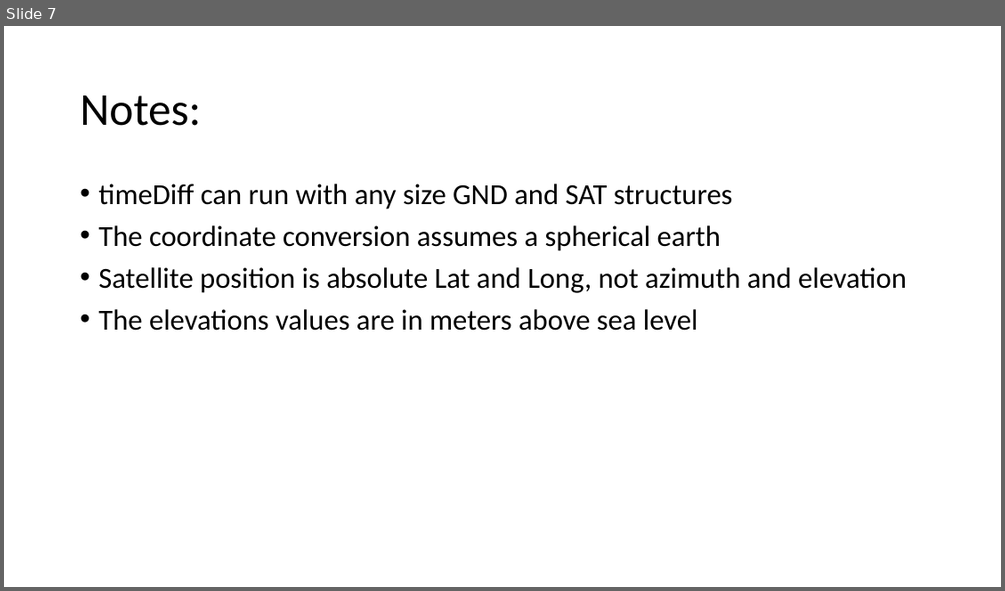
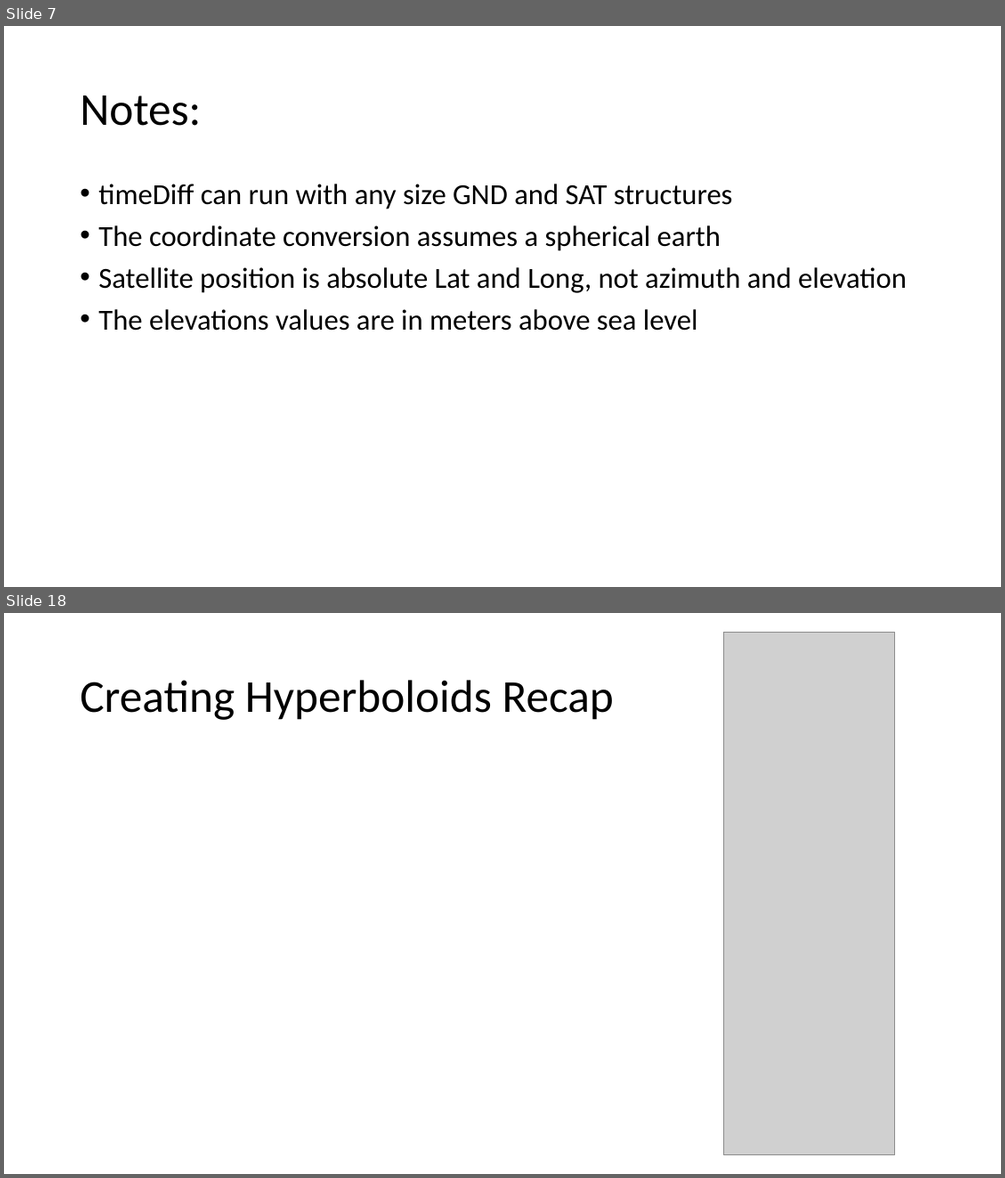
Before and after one commit to MSD-LASSO/FeasibilityStudies, a slide deck: TdoaSim/TDoA Flowchart.pptx. Shown one above the other, each under a label of ours: slide 7 before the commit, slides 7 and 18 after it; the slides between them are not shown. The pictures are 1005x591 and 1005x1178 pixels, drawn with LibreOffice and Linux fonts; fonts in the diff are those of the drawing; grey boxes stand for pictures. Boxes give left, top, right and bottom in pixels: in the first picture for what was removed or moved away, otherwise in the second. Text is boxed around its words. In the diff, an @@ line names an element or a change of style, - is before the commit and + after.

```diff
--- a/TdoaSim/TDoA Flowchart.pptx
+++ b/TdoaSim/TDoA Flowchart.pptx
@@ slide 18 added at <box>4,613,1001,1174</box>, background #FFFFFF @@
@@ picture added at <box>723,632,895,1155</box> @@
@@ title added at <box>80,680,614,720</box>, 44 pt, text #000000 @@
+Creating Hyperboloids Recap
```
Also in this commit, not shown: 30 other slides added, 7 other files.
